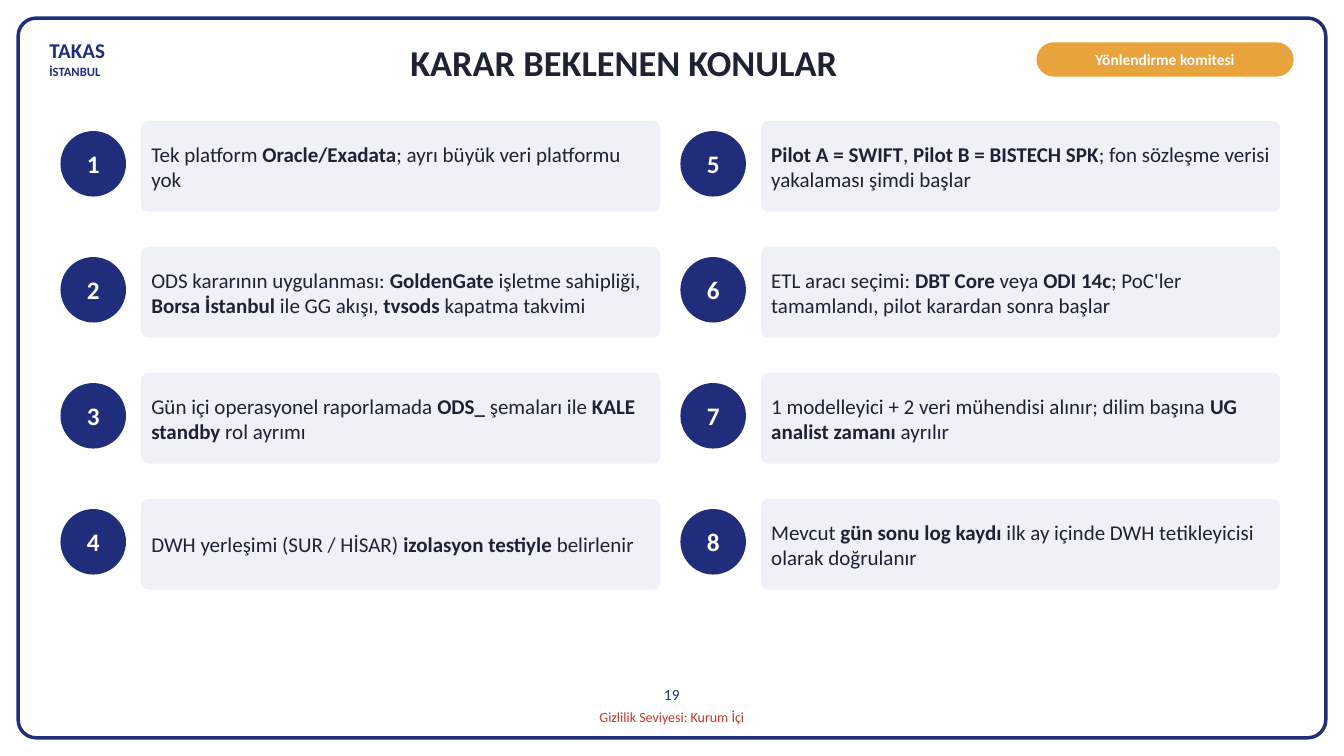
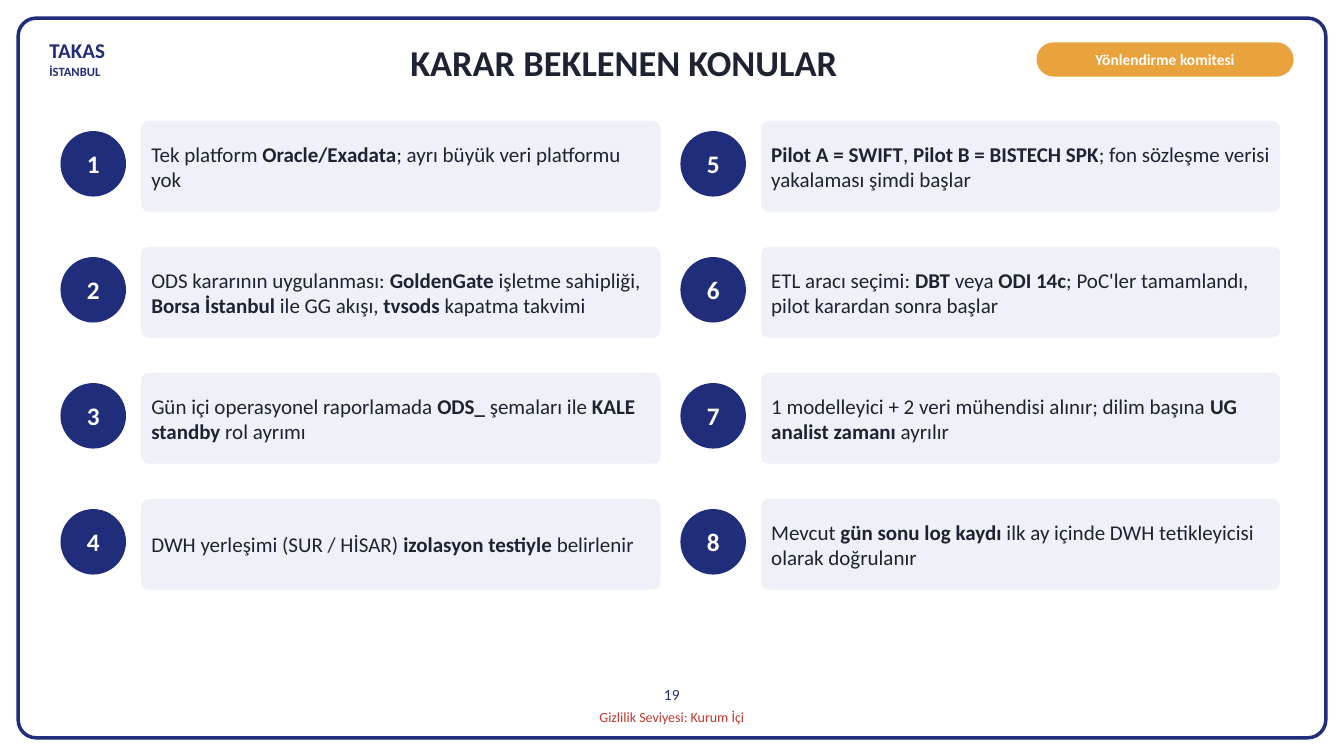
Before and after one commit to hanifidemirel0/Cursor-Projects, a slide deck: slide 19 of outputs/dwh-sunum-kasim-2026/5 - DWHSunum_Kasim2026.pptx. Drawn at 1344x756 pixels with LibreOffice and Linux fonts; fonts in the diff are those of the drawing. Boxes give left, top, right and bottom in pixels: in the first picture for what was removed or moved away, otherwise in the second. Text is boxed around its words. In the diff, an @@ line names an element or a change of style, - is before the commit and + after.

```diff
--- a/outputs/dwh-sunum-kasim-2026/5 - DWHSunum_Kasim2026.pptx
+++ b/outputs/dwh-sunum-kasim-2026/5 - DWHSunum_Kasim2026.pptx
@@ text in rounded rectangle at <box>771,273,1248,317</box>: text changed @@
-ETL aracı seçimi: DBT Core veya ODI 14c; PoC'ler tamamlandı, pilot karardan sonra başlar
+ETL aracı seçimi: DBT veya ODI 14c; PoC'ler tamamlandı, pilot karardan sonra başlar
```
Also in this commit, not shown: 6 other slides changed, 2 other files.
